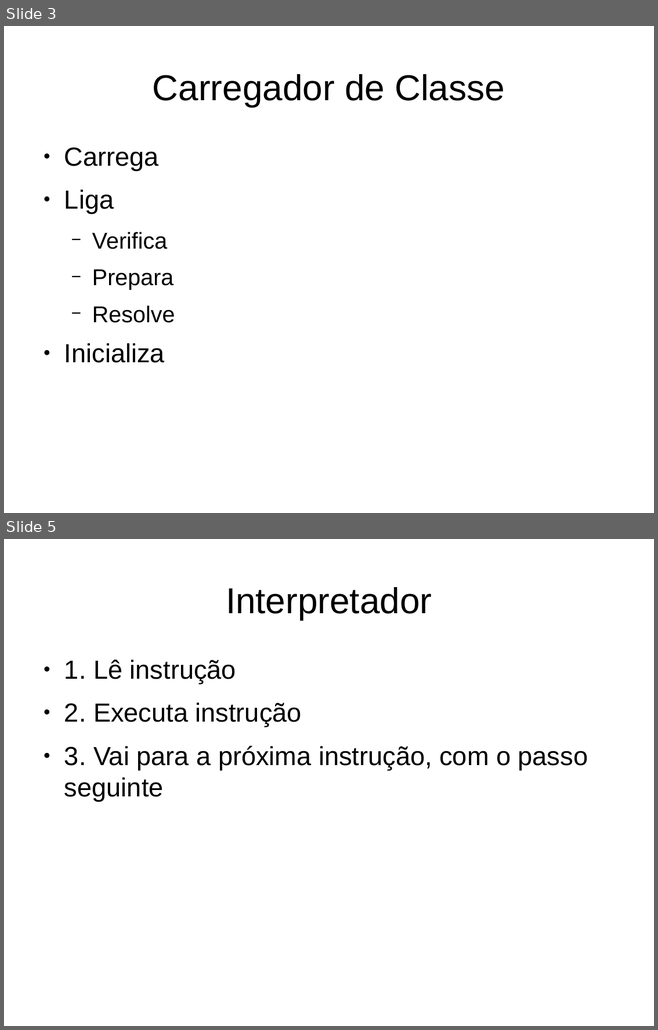
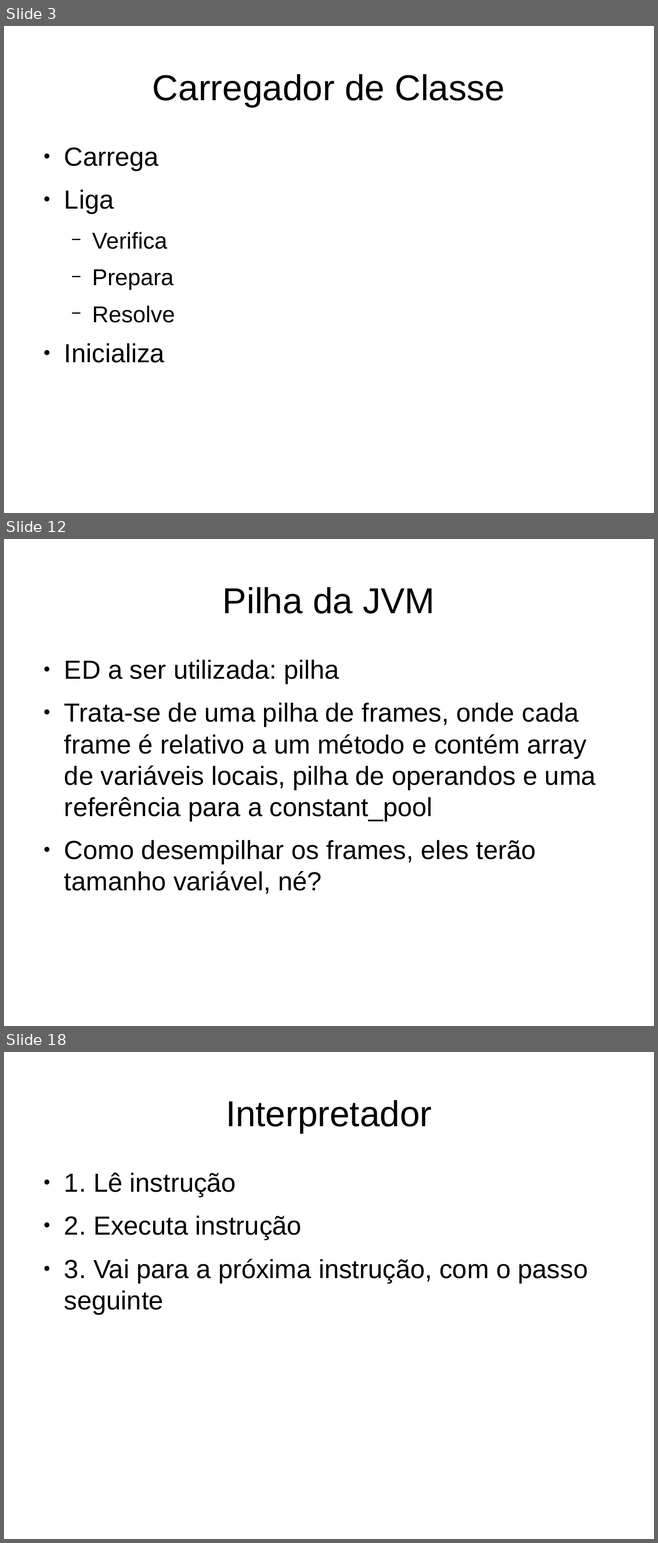
Before and after one commit to gabrielmm1234/jvm-sb, a slide deck: projetoLogico/apresentacao.odp. Shown one above the other, each under a label of ours: slides 3 and 5 before the commit, slides 3, 12 and 18 after it; the slides between them are not shown. The pictures are 658x1030 and 658x1543 pixels, drawn with LibreOffice and Linux fonts; fonts in the diff are those of the drawing. Boxes give left, top, right and bottom in pixels: in the first picture for what was removed or moved away, otherwise in the second. Text is boxed around its words. In the diff, an @@ line names an element or a change of style, - is before the commit and + after.

```diff
--- a/projetoLogico/apresentacao.odp
+++ b/projetoLogico/apresentacao.odp
@@ slide 12 added at (4, 539, 654, 1026), background #FFFFFF @@
@@ title added at (223, 587, 434, 614), 44 pt, text #000000 @@
+Pilha da JVM
@@ text added at (64, 660, 596, 894), 32 pt, text #000000 @@
+● ED a ser utilizada: pilha
+● Trata-se de uma pilha de frames, onde cada frame é relativo a um método e contém array de variáveis locais, pilha de operandos e uma referência para a constant_pool
+● Como desempilhar os frames, eles terão tamanho variável, né?
@@ what was slide 5 is now slide 18 @@
```
Also in this commit, not shown: 4 slides changed, 9 other slides added, 2 other files.
